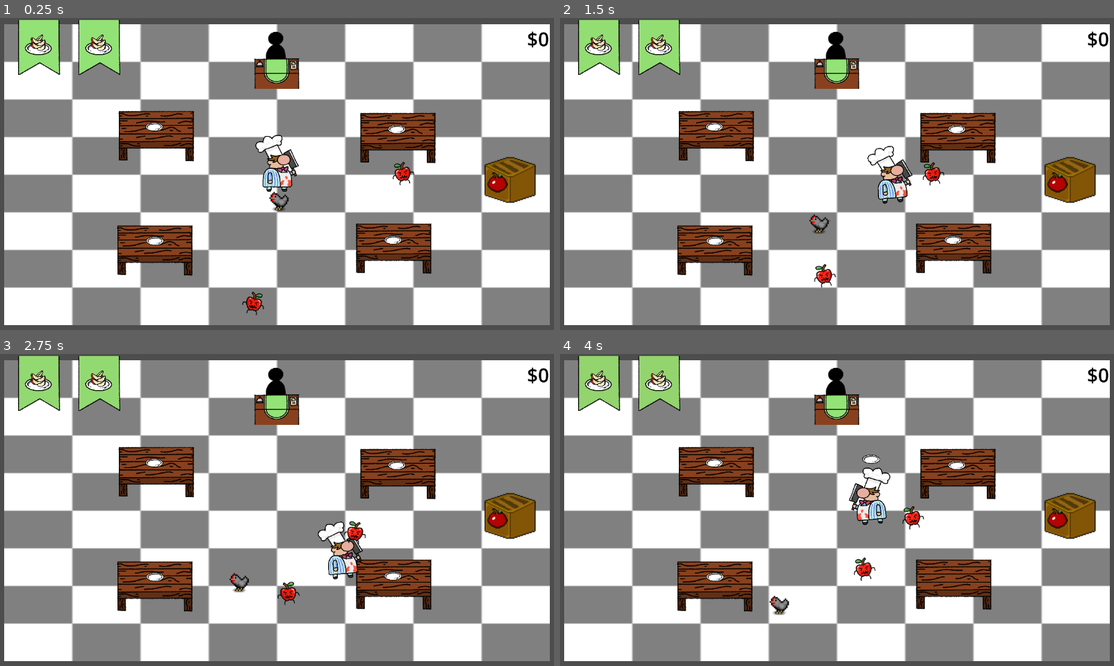
Above: before the commit, frames 1-4 (two rows, left to right).
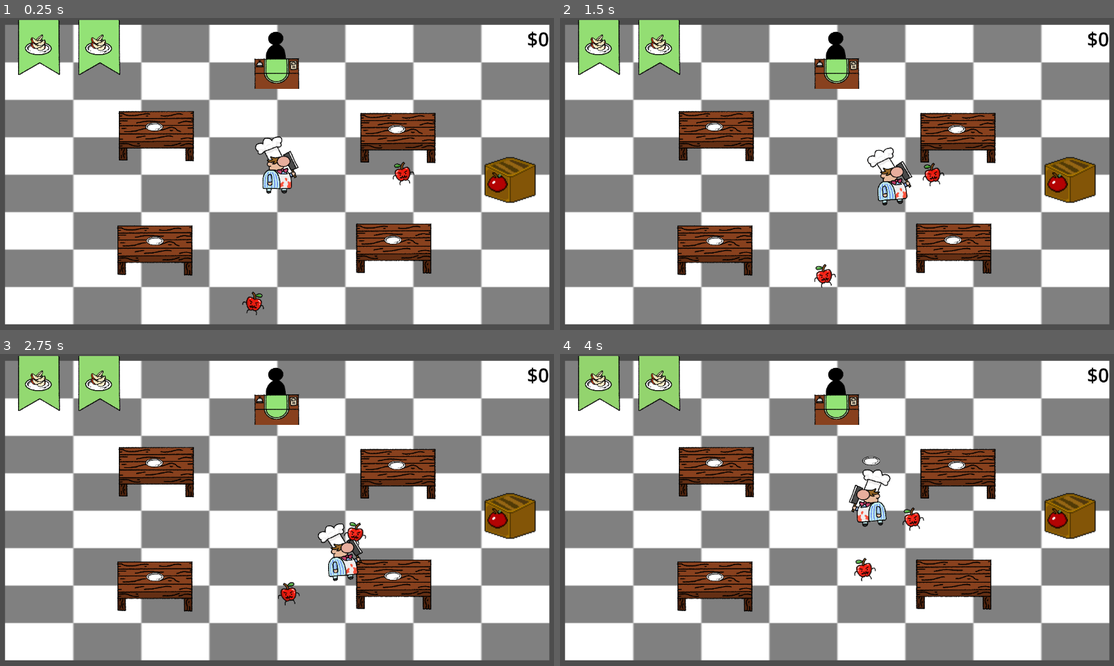
Above: after the commit, the same moments.

Repository: santosty25/Mortal-Cooking
Game: Godot game, scene res://Scenes/Main.tscn
The game is run twice, just before and just after one commit, with the same random seed, the same clock (stepped at 60 frames per second) and the same inputs.
Inputs (mouse positions are in pixels of both pictures, inside the frame that each line leads up to):
- Up to frame 1 (0.25 s): no input
- Up to frame 2 (1.5 s): move the mouse to (958, 158) at 0.52 s; hold D (Move_Right) 0.53-1.28 s; click (958, 158) at 0.6 s; move the mouse to (726, 189) at 1.27 s; hold S (Move_Down) from 1.28 s (still down); tap Shift (Block) at 1.35 s
- Up to frame 3 (2.75 s): move the mouse to (332, 441) at 2.02 s; release S (Move_Down) at 2.03 s; hold D (Move_Right) from 2.03 s (still down); hold Space (Dash) from 2.03 s (still down)
- Up to frame 4 (4 s): move the mouse to (809, 572) at 2.77 s; release D (Move_Right) at 2.78 s; release Space (Dash) at 2.78 s; hold W (Move_Up) 2.78-3.53 s; tap E (Interact) at 2.85 s; move the mouse to (1003, 556) at 3.52 s; hold A (Move_Left) from 3.53 s (still down); click (1003, 556) at 3.6 s

The runs differ from the first frame. In frame 1, 3.5% of the frame differs, in the area x 0-100%, y 2-99%; in frame 2, 3.6%; in frame 3, 3.6%; in frame 4, 3.8%.

Commit message:
Revert "chicken added"
This reverts commit a63e0b3f727e204e8786ab3c81aa5108164bb93b.

Diff:
--- a/Code/Character/Chicken.gd
+++ /dev/null
@@ -1,40 +0,0 @@
-extends CharacterBody2D
-class_name Chicken
-
-
-const SPEED = 100.0
-const JUMP_VELOCITY = -400.0
-var direction: Vector2 = Vector2.ZERO
-var change_direction_timer: float = 1.0
-
-var player
-
-func _ready():
-	player = get_parent().get_node("Player")
-	randomize()
-	change_direction()
-
-func move(position):
-	position = velocity
-
-
-func _physics_process(delta: float) -> void:
-	velocity = direction * SPEED
-	move_and_slide()
-	#velocity = move_and_slide()
-
-	if get_slide_collision_count() > 0:
-		change_direction()
-
-	#change_direction_timer -= delta
-	#if change_direction_timer <= 0:
-		#change_direction()
-		#change_direction_timer = 1.0
-		#
-	if direction.x > 0:
-		$AnimatedSprite2D.flip_h = true
-	elif direction.x < 0:
-		$AnimatedSprite2D.flip_h = false
-
-func change_direction():
-	direction = Vector2(randf_range(-1,1), randf_range(-1,1)).normalized()
--- a/Code/Main.gd
+++ b/Code/Main.gd
@@ -5,9 +5,6 @@
 var preparationsLabels = ["chopped"] # list of all ways of preparing ingredients
 var ingredients = [load("res://Scenes/Character/Apple.tscn")]
 var dropImages = [[load("res://art/Item/Apple_Slices.png")]] # first index is ingredient, second is preparation
-var chickBody = load("res://Scenes/Character/Chicken.tscn")
-var chickenSpawn
-
 
 # things we need to respawn
 var plate = load("res://Scenes/Item/Plate.tscn")
@@ -29,7 +26,6 @@
 func _ready() -> void:
 	generate_order()
 	generate_order()
-	spawn_chicken()
 
 func _process(delta: float) -> void:
 	$Score.text = "$"+str(score)
@@ -114,9 +110,3 @@
 
 
 		return true
-
-func spawn_chicken():
-	var chick = chickBody.instantiate()
-	add_child(chick)
-
-	chick.move(chick.position)
--- a/Scenes/Character/Chicken.tscn
+++ /dev/null
@@ -1,143 +0,0 @@
-[gd_scene load_steps=21 format=3 uid="uid://n7v8utgxf485"]
-
-[ext_resource type="Script" path="res://Code/Character/Chicken.gd" id="1_qxdgn"]
-[ext_resource type="Texture2D" uid="uid://btlqrh7qhs84c" path="res://art/Character/Enemies/Chicken/Chicken_Sprite_Sheet_Black.png" id="1_uhwp8"]
-
-[sub_resource type="CapsuleShape2D" id="CapsuleShape2D_rl7ap"]
-radius = 44.0
-height = 88.0
-
-[sub_resource type="AtlasTexture" id="AtlasTexture_fsak1"]
-atlas = ExtResource("1_uhwp8")
-region = Rect2(0, 0, 32, 32)
-
-[sub_resource type="AtlasTexture" id="AtlasTexture_6gaot"]
-atlas = ExtResource("1_uhwp8")
-region = Rect2(32, 0, 32, 32)
-
-[sub_resource type="AtlasTexture" id="AtlasTexture_wbqgg"]
-atlas = ExtResource("1_uhwp8")
-region = Rect2(64, 0, 32, 32)
-
-[sub_resource type="AtlasTexture" id="AtlasTexture_lsyh3"]
-atlas = ExtResource("1_uhwp8")
-region = Rect2(96, 0, 32, 32)
-
-[sub_resource type="AtlasTexture" id="AtlasTexture_okvq4"]
-atlas = ExtResource("1_uhwp8")
-region = Rect2(0, 32, 32, 32)
-
-[sub_resource type="AtlasTexture" id="AtlasTexture_17cpi"]
-atlas = ExtResource("1_uhwp8")
-region = Rect2(32, 32, 32, 32)
-
-[sub_resource type="AtlasTexture" id="AtlasTexture_b5b7e"]
-atlas = ExtResource("1_uhwp8")
-region = Rect2(64, 32, 32, 32)
-
-[sub_resource type="AtlasTexture" id="AtlasTexture_5nodb"]
-atlas = ExtResource("1_uhwp8")
-region = Rect2(96, 32, 32, 32)
-
-[sub_resource type="AtlasTexture" id="AtlasTexture_0ve8j"]
-atlas = ExtResource("1_uhwp8")
-region = Rect2(0, 64, 32, 32)
-
-[sub_resource type="AtlasTexture" id="AtlasTexture_gp88i"]
-atlas = ExtResource("1_uhwp8")
-region = Rect2(32, 64, 32, 32)
-
-[sub_resource type="AtlasTexture" id="AtlasTexture_q4djw"]
-atlas = ExtResource("1_uhwp8")
-region = Rect2(64, 64, 32, 32)
-
-[sub_resource type="AtlasTexture" id="AtlasTexture_130p7"]
-atlas = ExtResource("1_uhwp8")
-region = Rect2(96, 64, 32, 32)
-
-[sub_resource type="AtlasTexture" id="AtlasTexture_sxwun"]
-atlas = ExtResource("1_uhwp8")
-region = Rect2(0, 96, 32, 32)
-
-[sub_resource type="AtlasTexture" id="AtlasTexture_gb6ue"]
-atlas = ExtResource("1_uhwp8")
-region = Rect2(32, 96, 32, 32)
-
-[sub_resource type="AtlasTexture" id="AtlasTexture_wjkja"]
-atlas = ExtResource("1_uhwp8")
-region = Rect2(64, 96, 32, 32)
-
-[sub_resource type="AtlasTexture" id="AtlasTexture_l7l4m"]
-atlas = ExtResource("1_uhwp8")
-region = Rect2(96, 96, 32, 32)
-
-[sub_resource type="SpriteFrames" id="SpriteFrames_bsc8g"]
-animations = [{
-"frames": [{
-"duration": 1.0,
-"texture": SubResource("AtlasTexture_fsak1")
-}, {
-"duration": 1.0,
-"texture": SubResource("AtlasTexture_6gaot")
-}, {
-"duration": 1.0,
-"texture": SubResource("AtlasTexture_wbqgg")
-}, {
-"duration": 1.0,
-"texture": SubResource("AtlasTexture_lsyh3")
-}, {
-"duration": 1.0,
-"texture": SubResource("AtlasTexture_okvq4")
-}, {
-"duration": 1.0,
-"texture": SubResource("AtlasTexture_17cpi")
-}, {
-"duration": 1.0,
-"texture": SubResource("AtlasTexture_b5b7e")
-}, {
-"duration": 1.0,
-"texture": SubResource("AtlasTexture_5nodb")
-}, {
-"duration": 1.0,
-"texture": SubResource("AtlasTexture_0ve8j")
-}, {
-"duration": 1.0,
-"texture": SubResource("AtlasTexture_gp88i")
-}, {
-"duration": 1.0,
-"texture": SubResource("AtlasTexture_q4djw")
-}, {
-"duration": 1.0,
-"texture": SubResource("AtlasTexture_130p7")
-}, {
-"duration": 1.0,
-"texture": SubResource("AtlasTexture_sxwun")
-}, {
-"duration": 1.0,
-"texture": SubResource("AtlasTexture_gb6ue")
-}, {
-"duration": 1.0,
-"texture": SubResource("AtlasTexture_wjkja")
-}, {
-"duration": 1.0,
-"texture": SubResource("AtlasTexture_l7l4m")
-}],
-"loop": true,
-"name": &"default",
-"speed": 5.0
-}]
-
-[node name="Chicken" type="CharacterBody2D"]
-collision_layer = 2
-collision_mask = 4
-script = ExtResource("1_qxdgn")
-
-[node name="HitBox" type="CollisionShape2D" parent="."]
-position = Vector2(20, 60)
-shape = SubResource("CapsuleShape2D_rl7ap")
-
-[node name="AnimatedSprite2D" type="AnimatedSprite2D" parent="."]
-position = Vector2(16.375, 57.75)
-scale = Vector2(2.85156, 2.82813)
-sprite_frames = SubResource("SpriteFrames_bsc8g")
-frame_progress = 0.501742
--- a/Scenes/Main.tscn
+++ b/Scenes/Main.tscn
@@ -20,8 +20,8 @@
 script = ExtResource("1_144we")
 
 [node name="KitchenFloor" type="Sprite2D" parent="."]
-position = Vector2(9.42051e-05, 1.99995)
-scale = Vector2(8.84375, 4.88281)
+position = Vector2(1.5, 2.00002)
+scale = Vector2(8.81641, 4.85938)
 texture = ExtResource("2_uti5l")
 
 [node name="Table" parent="." instance=ExtResource("3_dryq0")]
@@ -73,7 +73,7 @@
 zoom = Vector2(0.5, 0.5)
 
 [node name="Player" parent="." instance=ExtResource("2_cqwo3")]
-position = Vector2(4, -6)
+position = Vector2(3, 1)
 collision_layer = 4
 
 [node name="OrderCooldown" type="Timer" parent="."]
Binary file removed: art/Character/Enemies/Chicken/Chicken_Sprite_Sheet_Black.png
Not shown, removed: art/Character/Enemies/Chicken/Chicken_Sprite_Sheet_Black.png.import
